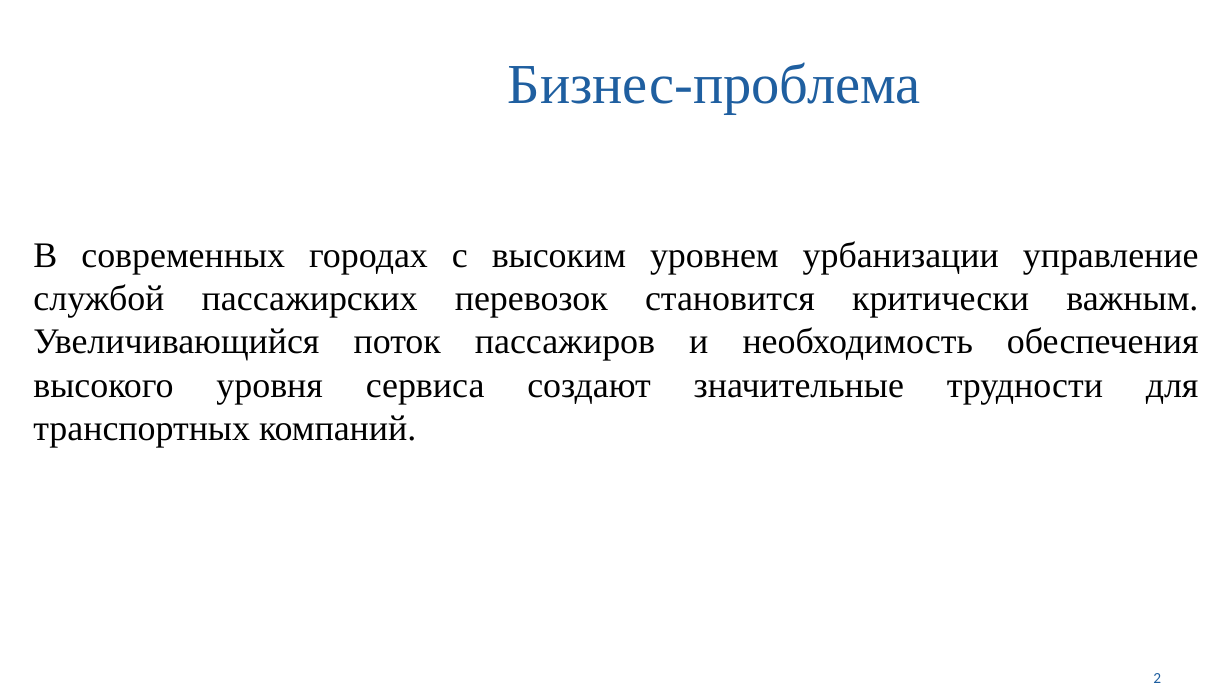
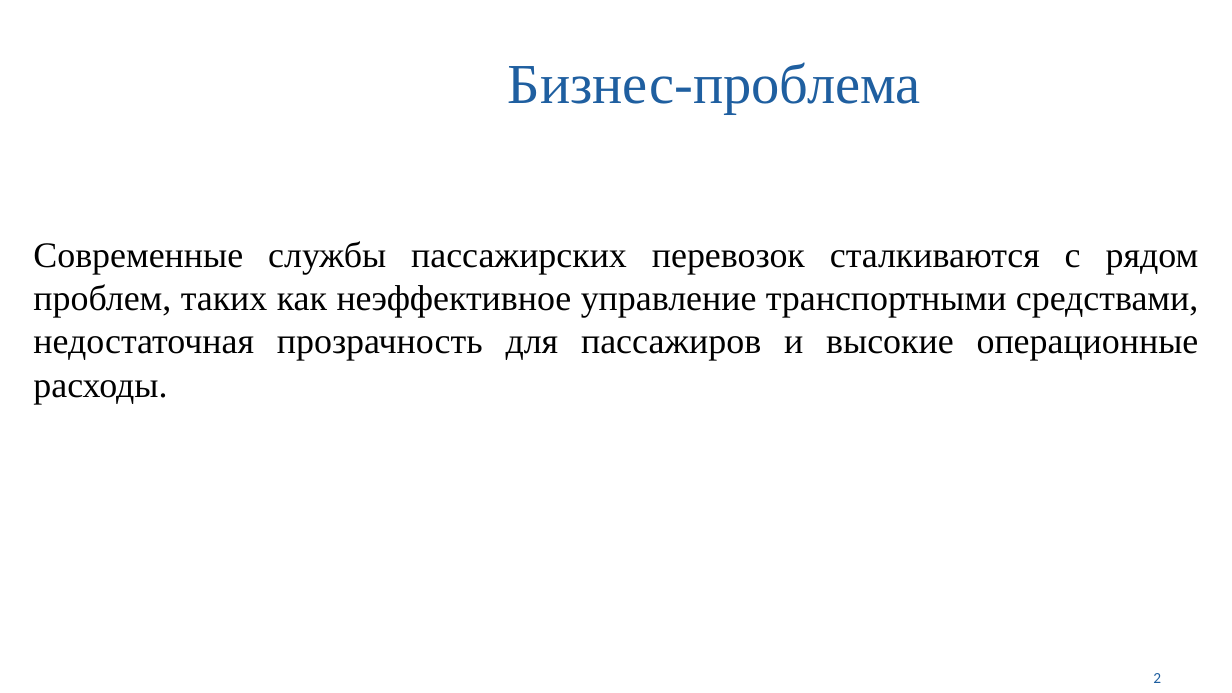
Before and after one commit to TwilightMaxim/course, a slide deck: slide 2 of Docs/Презентация.pptx. Drawn at 1232x693 pixels with LibreOffice and Linux fonts; fonts in the diff are those of the drawing; background and template pictures are left out. Boxes give left, top, right and bottom in pixels: in the first picture for what was removed or moved away, otherwise in the second. Text is boxed around its words. In the diff, an @@ line names an element or a change of style, - is before the commit and + after.

```diff
--- a/Docs/Презентация.pptx
+++ b/Docs/Презентация.pptx
@@ text at (33,241,1199,404): text changed @@
-В современных городах с высоким уровнем урбанизации управление службой пассажирских перевозок становится критически важным. Увеличивающийся поток пассажиров и необходимость обеспечения высокого уровня сервиса создают значительные трудности для транспортных компаний.
+Современные службы пассажирских перевозок сталкиваются с рядом проблем, таких как неэффективное управление транспортными средствами, недостаточная прозрачность для пассажиров и высокие операционные расходы.
```
Also in this commit, not shown: 2 other slides changed, 1 other file.
